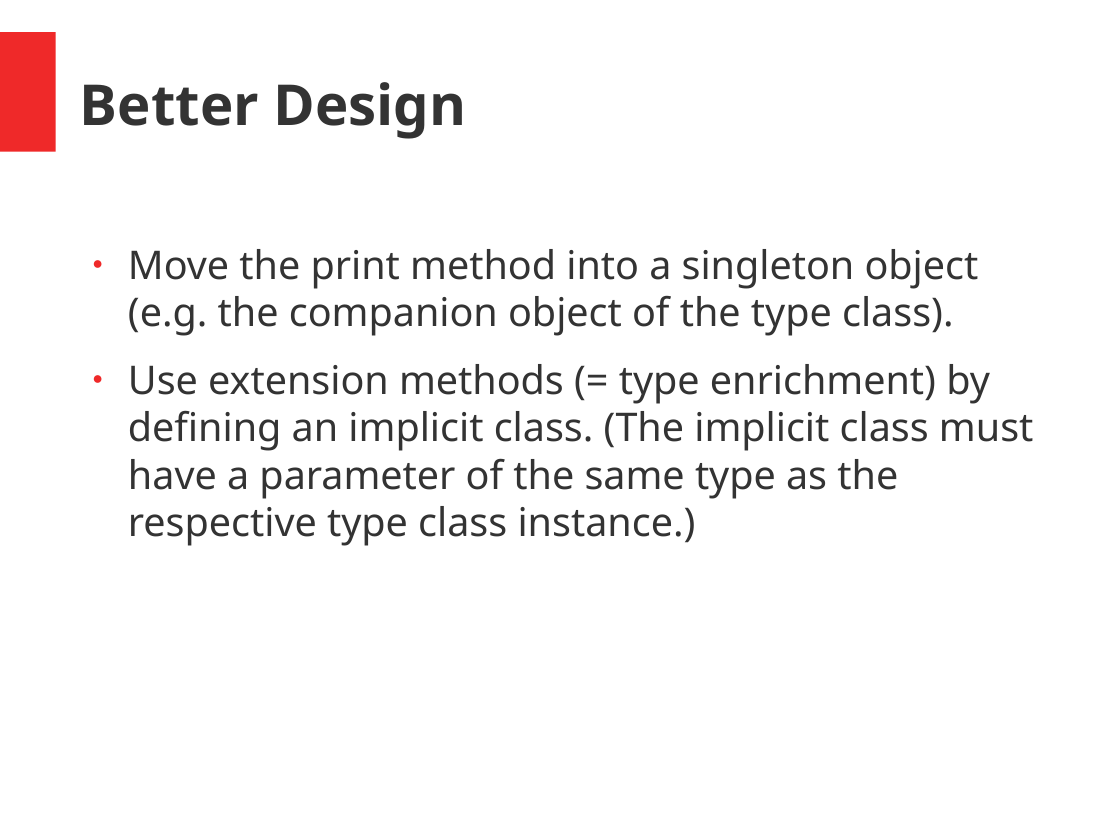
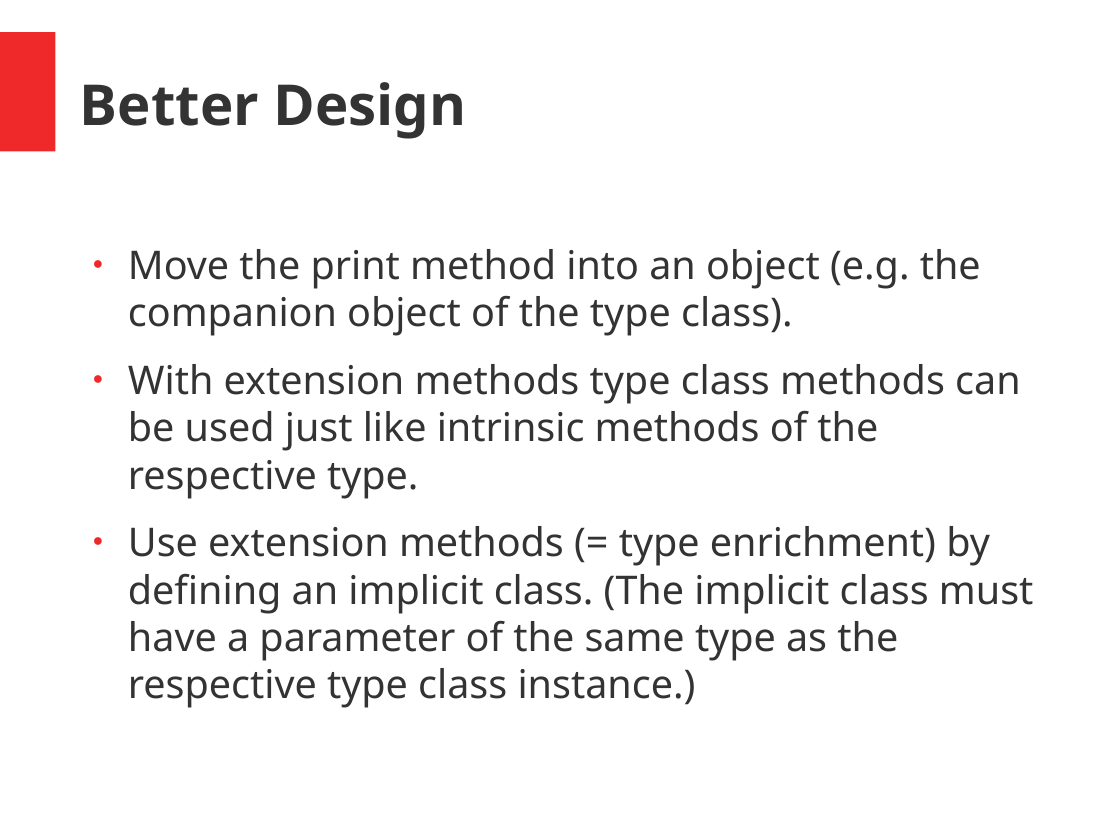
Before and after one commit to hermannhueck/typeclasses, a slide deck: slide 17 of Slides/TypeClasses.pptx (slide 16 before the commit). Drawn at 1120x840 pixels with LibreOffice and Linux fonts; fonts in the diff are those of the drawing. Boxes give left, top, right and bottom in pixels: in the first picture for what was removed or moved away, otherwise in the second. Text is boxed around its words. In the diff, an @@ line names an element or a change of style, - is before the commit and + after.

```diff
--- a/Slides/TypeClasses.pptx
+++ b/Slides/TypeClasses.pptx
@@ text at bbox=[128, 249, 1020, 499]: text changed @@
-● Move the print method into a singleton object (e.g. the companion object of the type class).
+● Move the print method into an object (e.g. the companion object of the type class).
+● With extension methods type class methods can be used just like intrinsic methods of the respective type.
```
Also in this commit, not shown: 19 other slides changed, 8 slides added, 1 other file.
